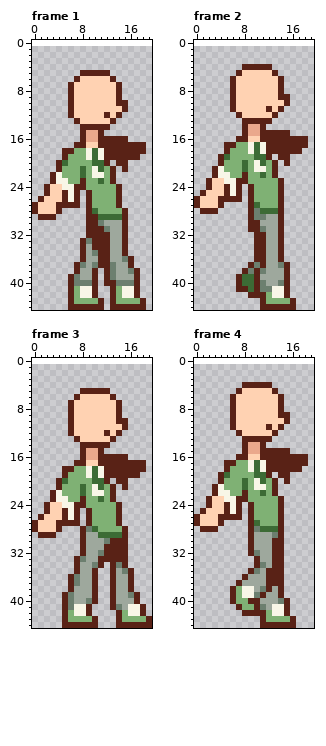
Two states of a pixel-art file, michael_balancing.aseprite. Above, as it was before the edit.
20x44 pixels, 4 frames. Shown: frame 1, frame 2, frame 3, frame 4. The old version is drawn lined up with the new one, on the new canvas.
And afterwards:
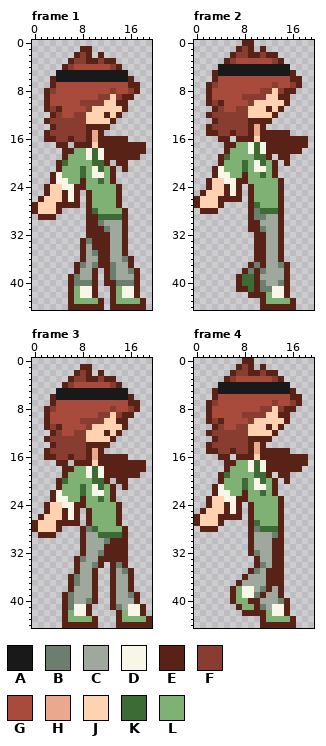
Palette (. is transparent): A #191919  B #6c7f6f  C #9ea89d  D #f8f6e7  E #592216  F #893c30  G #a84a3c  H #eaa88c  J #ffd2b2  K #3c6b35  L #7fb174
What changed:
canvas 20x44 -> 20x45, the old top-left corner now at 0,1
--- frame 1
@@ x 0..19 @@
  0 ....................
- 1 ....................
- 2 ....................
- 3 ....................
- 4 ....................
- 5 ........EEEEE.......
- 6 .......EJJJJJE......
- 7 ......EJJJJJJJE.....
- 8 ......EJJJJJJJE.....
- 9 ......EJJJJJJJE.....
-10 ......EJJJJJJJEE....
-11 ......EJJJJJJJJE....
-12 ......EJJJJJEJE.....
-13 .......EJJJJJE......
-14 ........EEEEE.......
-15 ........EHHE........
-16 ........EHHEEEEE....
-17 .......EEJJEEEEEEEE.
+ 1 ........EE..........
+ 2 .......EFE.E........
+ 3 ......EFFEEFEE......
+ 4 .....EFGGGGGGFE.....
+ 5 ....AAAAAAAAAAAA....
+ 6 ...EAAAAAAAAAAAAE...
+ 7 ...EGGGGGGGGGGGGEE..
+ 8 ..EFGGGGGGGGGFGGFE..
+ 9 ..EGGGGGGGGFFJFEE...
+10 ..EGGGGGFFFFJJEE....
+11 ..EFEGGGGFJJJJJE....
+12 ...EFGGFFJJJEJE.....
+13 ..EFFFFFFJJJJE......
+14 ...EFFFFFEEEE.......
+15 ..EFFFFFFEHE........
+16 ..EEFFEFFEHEEEEE....
+17 ....EE.EEEJEEEEEEEE.
 18 .....EELLDKDEEEEEEE.
--- frame 2
@@ x 0..19 @@
- 0 ....................
- 1 ....................
- 2 ....................
- 3 ....................
- 4 ........EEEEE.......
- 5 .......EJJJJJE......
- 6 ......EJJJJJJJE.....
- 7 ......EJJJJJJJE.....
- 8 ......EJJJJJJJE.....
- 9 ......EJJJJJJJEE....
-10 ......EJJJJJJJJE....
-11 ......EJJJJJEJE.....
-12 .......EJJJJJE......
-13 ........EEEEE.......
-14 ........EHHE........
-15 ........EHHEEEEE....
-16 .......EEJJEEEEEEEE.
+ 0 ........EE..........
+ 1 .......EFE.E........
+ 2 ......EFFEEFEE......
+ 3 .....EFGGGGGGFE.....
+ 4 ....AAAAAAAAAAAA....
+ 5 ...EAAAAAAAAAAAAE...
+ 6 ...EGGGGGGGGGGGGEE..
+ 7 ..EFGGGGGGGGGFGGFE..
+ 8 ..EGGGGGGGGFFJFEE...
+ 9 ..EGGGGGFFFFJJEE....
+10 ..EFEGGGGFJJJJJE....
+11 ...EFGGFFJJJEJE.....
+12 ..EFFFFFFJJJJE......
+13 ...EFFFFFEEEE.......
+14 ..EFFFFFFEHE........
+15 ..EEFFEFFEHEEEEE....
+16 ....EE.EEEJEEEEEEEE.
 17 .....EELLDKDEEEEEEE.
--- frame 3: the same change as frame 1
--- frame 4: the same change as frame 2
